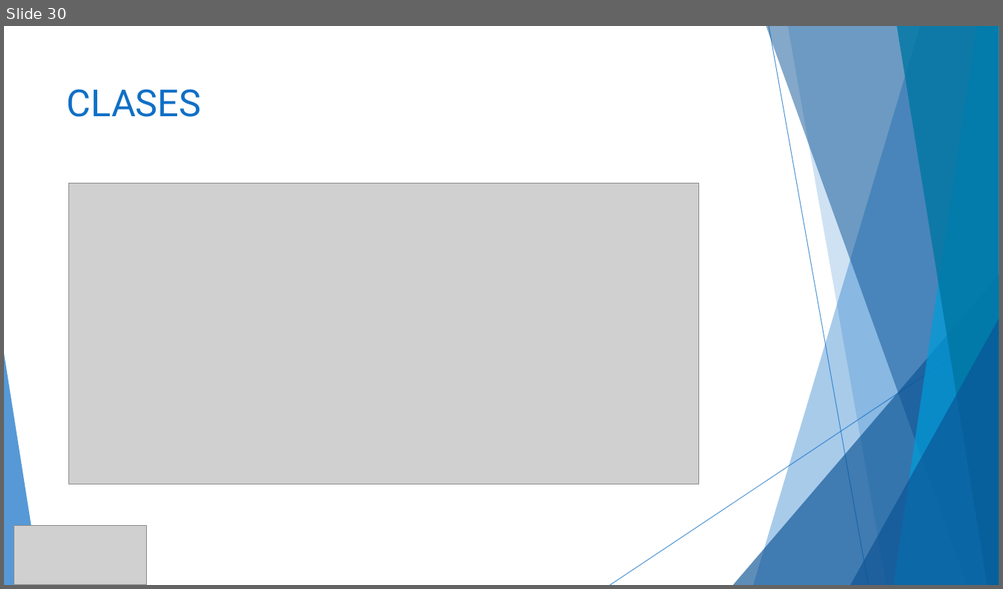
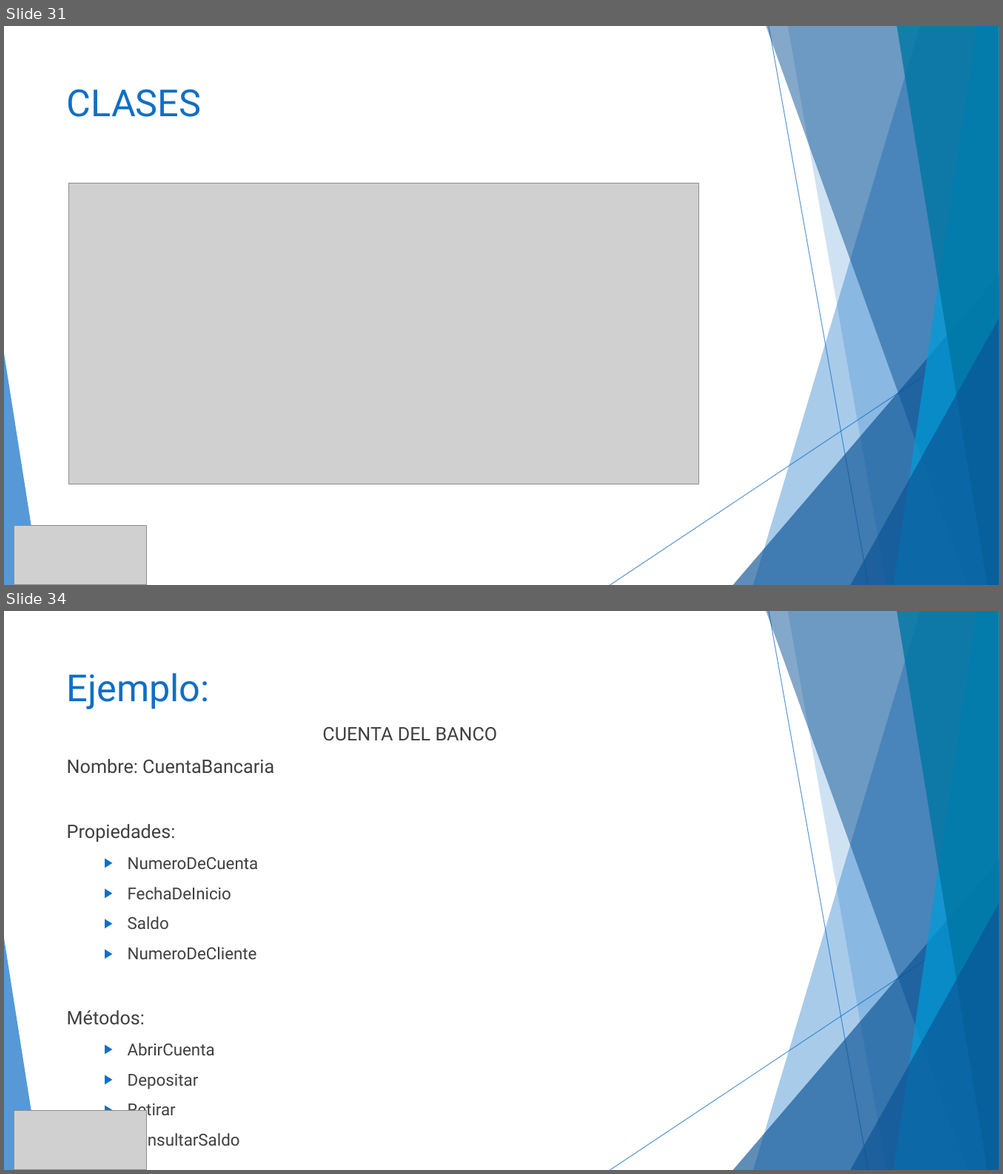
Before and after one commit to MChuil/Java, a slide deck: JAVA.pptx. Shown one above the other, each under a label of ours: slide 30 before the commit, slides 31 and 34 after it; the slides between them are not shown. The pictures are 1003x589 and 1003x1174 pixels, drawn with LibreOffice and Linux fonts; fonts in the diff are those of the drawing; grey boxes stand for pictures. Boxes give left, top, right and bottom in pixels: in the first picture for what was removed or moved away, otherwise in the second. Text is boxed around its words. In the diff, an @@ line names an element or a change of style, - is before the commit and + after.

```diff
--- a/JAVA.pptx
+++ b/JAVA.pptx
@@ slide 34 added at [4,611,999,1170], background #FFFFFF; not listed: 10 template elements that a slide beside it also shows @@
@@ title added at [67,673,210,709], 36 pt, text #0F6FC6 @@
+Ejemplo:
@@ text added at [67,727,498,1150], 16 pt, text #404040 @@
+CUENTA DEL BANCO
+Nombre: CuentaBancaria
+Propiedades:
+  ▶ NumeroDeCuenta
+  ▶ FechaDeInicio
+  ▶ Saldo
+  ▶ NumeroDeCliente
+Métodos:
+  ▶ AbrirCuenta
+  ▶ Depositar
+  ▶ Retirar
+  ▶ ConsultarSaldo
@@ picture added at [14,1111,147,1170] @@
@@ what was slide 30 is now slide 31 @@
```
Also in this commit, not shown: 2 slides changed, 14 other slides added, 17 other files.
